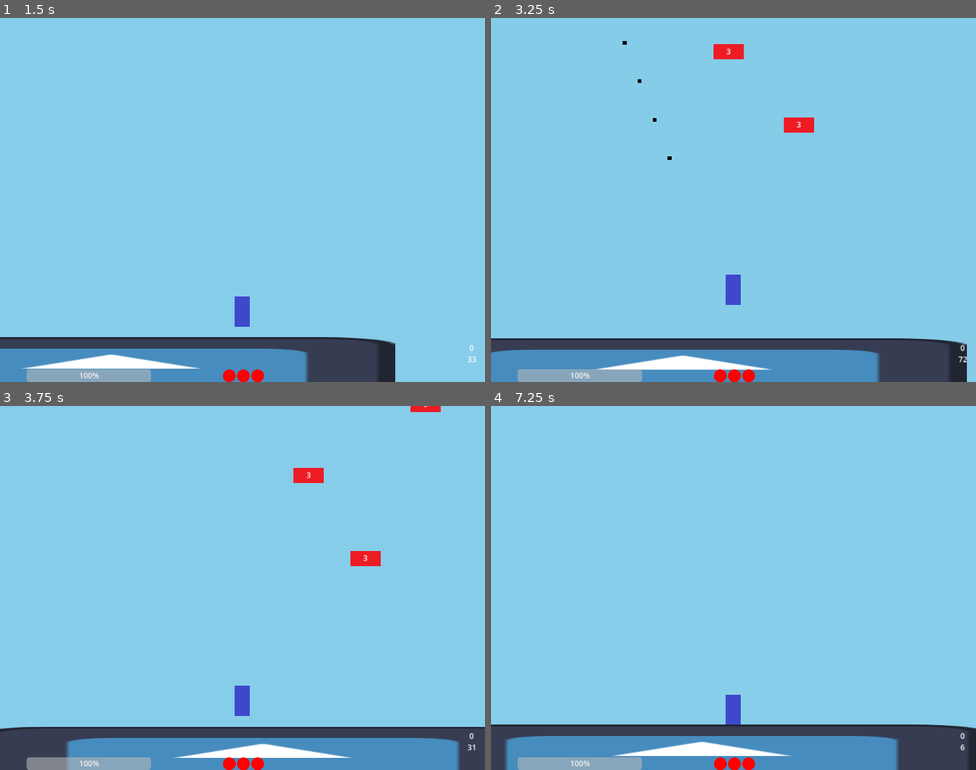
Above: before the commit, frames 1-4 (two rows, left to right).
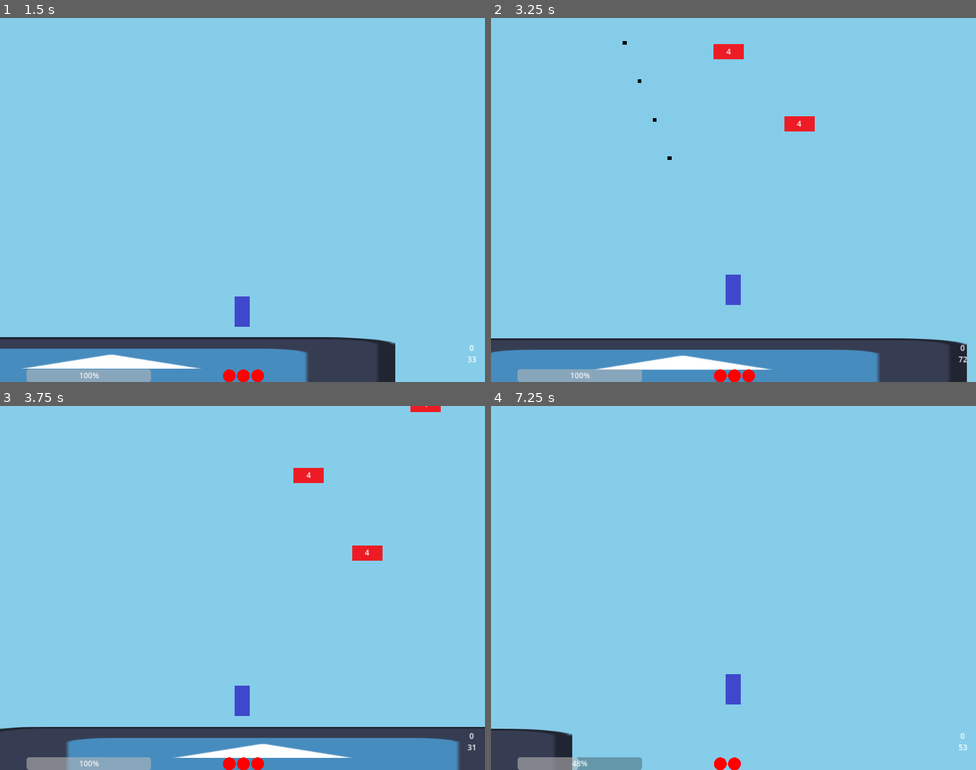
Above: after the commit, the same moments.

Repository: notMSB/bunk
Game: Godot game, scene res://scenes/game.tscn
Same seed, same stepped clock (60 frames per second), same inputs: the game is played once before the commit and once after it. The engine's default icon, where the game draws it, is replaced by a stand-in: a white triangle on a blue panel in a dark square.
Inputs (mouse positions are in pixels of both pictures, inside the frame that each line leads up to):
- Up to frame 1 (1.5 s): tap Enter at 0.5 s; move the mouse to (218, 272) at 0.52 s; hold Right (ui_right) from 0.53 s (still down); tap Ctrl (misc, bound only after the commit) at 0.6 s; tap Space (jump) at 0.77 s; move the mouse to (388, 254) at 1.27 s; tap Shift (misc, bound only before the commit) at 1.35 s
- Up to frame 2 (3.25 s): tap Space (jump) at 1.52, 3.02 s; move the mouse to (588, 145) at 2.02 s; release Right (ui_right) at 2.03 s; press the mouse at (588, 145) at 2.03 s; hold Left (ui_left) from 2.03 s (still down); move the mouse to (757, 200) at 2.77 s; release the mouse at (757, 200) at 2.78 s; tap Mouse wheel down (swap_down) at 2.85 s
- Up to frame 3 (3.75 s): keep holding Left (ui_left); move the mouse to (169, 497) at 3.52 s; tap Ctrl (misc, bound only after the commit) at 3.6 s
- Up to frame 4 (7.25 s): tap Space (jump) at 3.77, 4.52, 6.02, 6.77 s; move the mouse to (840, 569) at 4.27 s; release Left (ui_left) at 4.28 s; hold Right (ui_right) from 4.28 s (still down); tap Shift (misc, bound only before the commit) at 4.35 s; move the mouse to (636, 606) at 5.02 s; press the mouse at (636, 606) at 5.03 s; move the mouse to (782, 507) at 5.77 s; release the mouse at (782, 507) at 5.78 s; tap Mouse wheel down (swap_down) at 5.85 s; move the mouse to (709, 660) at 6.52 s; tap Ctrl (misc, bound only after the commit) at 6.6 s

Frame 1 is identical in both runs. In frame 2, less than 0.1% of the frame differs, in the area x 48-67%, y 8-32%; in frame 3, 0.2%; in frame 4, 12%, in the area x 0-100%, y 73-100%.

Commit message:
balance changes

Diff:
--- a/project.godot
+++ b/project.godot
@@ -29,7 +29,6 @@
 window/size/viewport_width=1024
 window/size/viewport_height=768
 window/stretch/mode="canvas_items"
-window/stretch/aspect="ignore"
 
 [filesystem]
 
@@ -73,7 +72,7 @@
 }
 misc={
 "deadzone": 0.5,
-"events": [Object(InputEventKey,"resource_local_to_scene":false,"resource_name":"","device":-1,"window_id":0,"alt_pressed":false,"shift_pressed":false,"ctrl_pressed":false,"meta_pressed":false,"pressed":false,"keycode":0,"physical_keycode":4194325,"key_label":0,"unicode":0,"echo":false,"script":null)
+"events": [Object(InputEventKey,"resource_local_to_scene":false,"resource_name":"","device":0,"window_id":0,"alt_pressed":false,"shift_pressed":false,"ctrl_pressed":false,"meta_pressed":false,"pressed":false,"keycode":0,"physical_keycode":4194326,"key_label":0,"unicode":0,"echo":false,"script":null)
 ]
 }
 swap_up={
--- a/scenes/clam.tscn
+++ b/scenes/clam.tscn
@@ -19,7 +19,7 @@
 [node name="Clam" type="CharacterBody2D"]
 collision_layer = 2
 script = ExtResource("1_bq47u")
-health = 5
+health = 8
 
 [node name="Sprites" type="Node2D" parent="."]
 
--- a/scenes/shrimp.tscn
+++ b/scenes/shrimp.tscn
@@ -15,7 +15,6 @@
 collision_layer = 2
 collision_mask = 5
 script = ExtResource("1_t5iix")
-health = 2
 
 [node name="Sprites" type="Node2D" parent="."]
 
--- a/scripts/basic_gun.gd
+++ b/scripts/basic_gun.gd
@@ -3,4 +3,4 @@
 @export var Projectile : PackedScene
 
 const COOLDOWN := .11
-const DAMAGE := 1
+const DAMAGE := 2
--- a/scripts/crab_ai.gd
+++ b/scripts/crab_ai.gd
@@ -12,11 +12,11 @@
 func _process(delta):
 	if !changed and  !enemy.killTimerSet and enemy.global_position.distance_to(player.global_position) < 400:
 		var direction = (player.global_position - enemy.global_position).normalized()
-		enemy.velocity = direction * 200
+		enemy.velocity = direction * 180
 		changed = true
 	if changed and recharge:
 		chargeTime -= delta
-		if chargeTime <= 0 and enemy.global_position.distance_to(player.global_position) > 300:
+		if chargeTime <= 0 and enemy.global_position.distance_to(player.global_position) > 350:
 			changed = false
 			chargeTime = CHARGE_DEFAULT
 
--- a/scripts/enemy.gd
+++ b/scripts/enemy.gd
@@ -14,7 +14,7 @@
 var boostTimerSet := false
 var boostTimer := BOOST_DEFAULT
 
-@export var health := 3
+@export var health := 4
 
 func _ready():
 	velocity.y = DEFAULT_VELOCITY * 3
--- a/scripts/laser_gun.gd
+++ b/scripts/laser_gun.gd
@@ -3,4 +3,4 @@
 @export var Projectile : PackedScene
 
 const COOLDOWN := .45
-const DAMAGE := 2
+const DAMAGE := 3
--- a/scripts/player.gd
+++ b/scripts/player.gd
@@ -15,6 +15,8 @@
 #var jumpBoost = 0
 
 var health := 3
+
+const BASE_KNOCKBACK = 700 #for when the player takes damage
 
 const MAX_FUEL := 100
 const FUEL_THRESHOLD := 50
@@ -121,7 +123,7 @@
 	health -= 1
 	if health <= 0: die()
 	UI.update_health(health)
-	velocity.x = -1000 if goLeft else 1000
+	velocity.x = BASE_KNOCKBACK * -1 if goLeft else BASE_KNOCKBACK
 	set_invuln(true)
 
 func set_invuln(isInvuln):
--- a/scripts/rocket_launcher.gd
+++ b/scripts/rocket_launcher.gd
@@ -2,5 +2,5 @@
 
 @export var Projectile : PackedScene
 
-const COOLDOWN = .5
-const DAMAGE = 5
+const COOLDOWN = .35
+const DAMAGE = 8
--- a/scripts/splitter.gd
+++ b/scripts/splitter.gd
@@ -2,9 +2,9 @@
 
 @export var Projectile : PackedScene
 
-const PROJECTILES := 7
+const PROJECTILES := 6
 
-var degs := 15.0
+var degs := 7.0
 var drift : float = degs/((PROJECTILES-1)/2.0)
 
 func fire(goalPos, startPos, weaponDamage):
